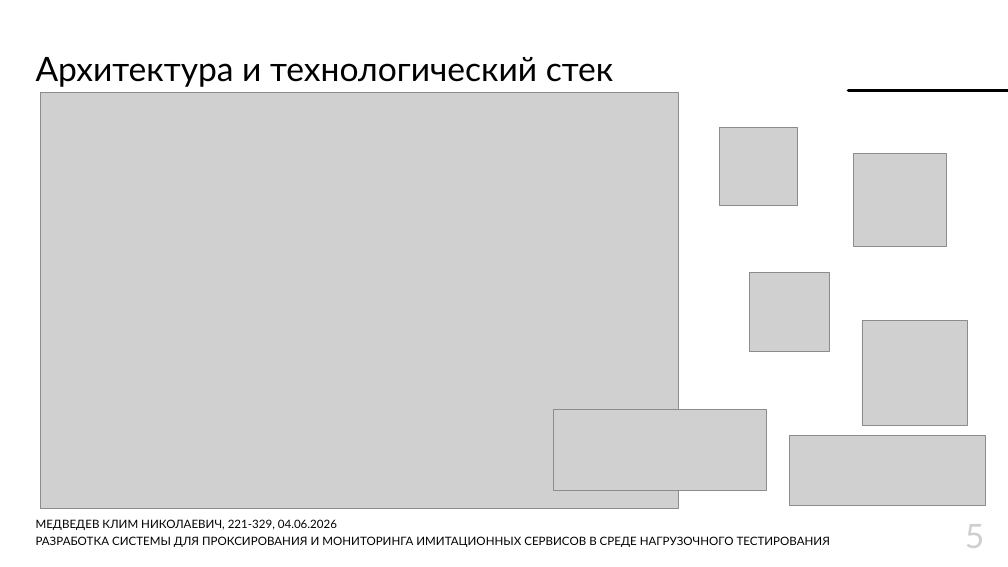
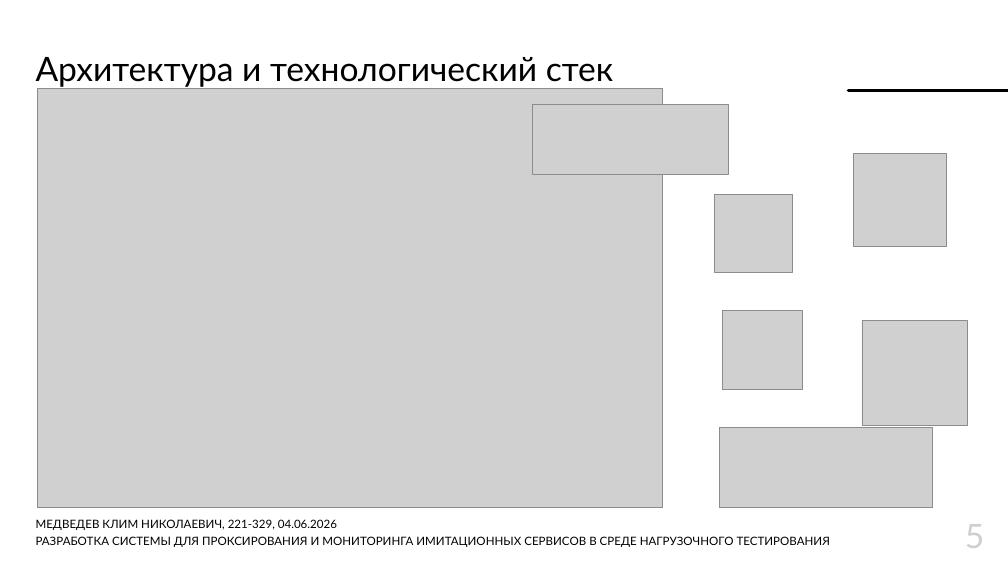
Before and after one commit to Lamardo43/educ-thesis, a slide deck: slide 5 of Thesis/docs/Презентация.pptx. Drawn at 1008x567 pixels with LibreOffice and Linux fonts; fonts in the diff are those of the drawing; grey boxes stand for pictures; background and template pictures are left out. Boxes give left, top, right and bottom in pixels: in the first picture for what was removed or moved away, otherwise in the second. Text is boxed around its words. In the diff, an @@ line names an element or a change of style, - is before the commit and + after.

```diff
--- a/Thesis/docs/Презентация.pptx
+++ b/Thesis/docs/Презентация.pptx
@@ picture: place and size @@
-picture at (41,93,678,509)
+picture at (38,88,663,507)
@@ picture: place and size @@
-picture at (789,436,985,506)
+picture at (532,104,728,175)
@@ picture: place and size @@
-picture at (720,128,798,206)
+picture at (715,195,793,273)
@@ picture: place and size @@
-picture at (749,272,829,352)
+picture at (723,310,802,389)
@@ picture: place and size @@
-picture at (554,410,767,491)
+picture at (719,427,932,508)
```
Also in this commit, not shown: 8 other slides changed, 11 other files.
